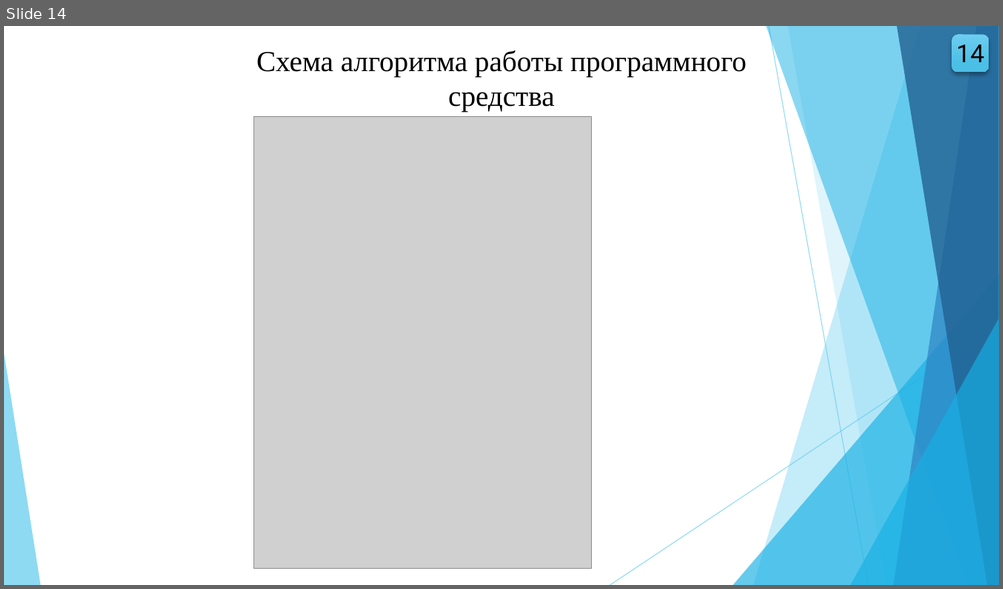
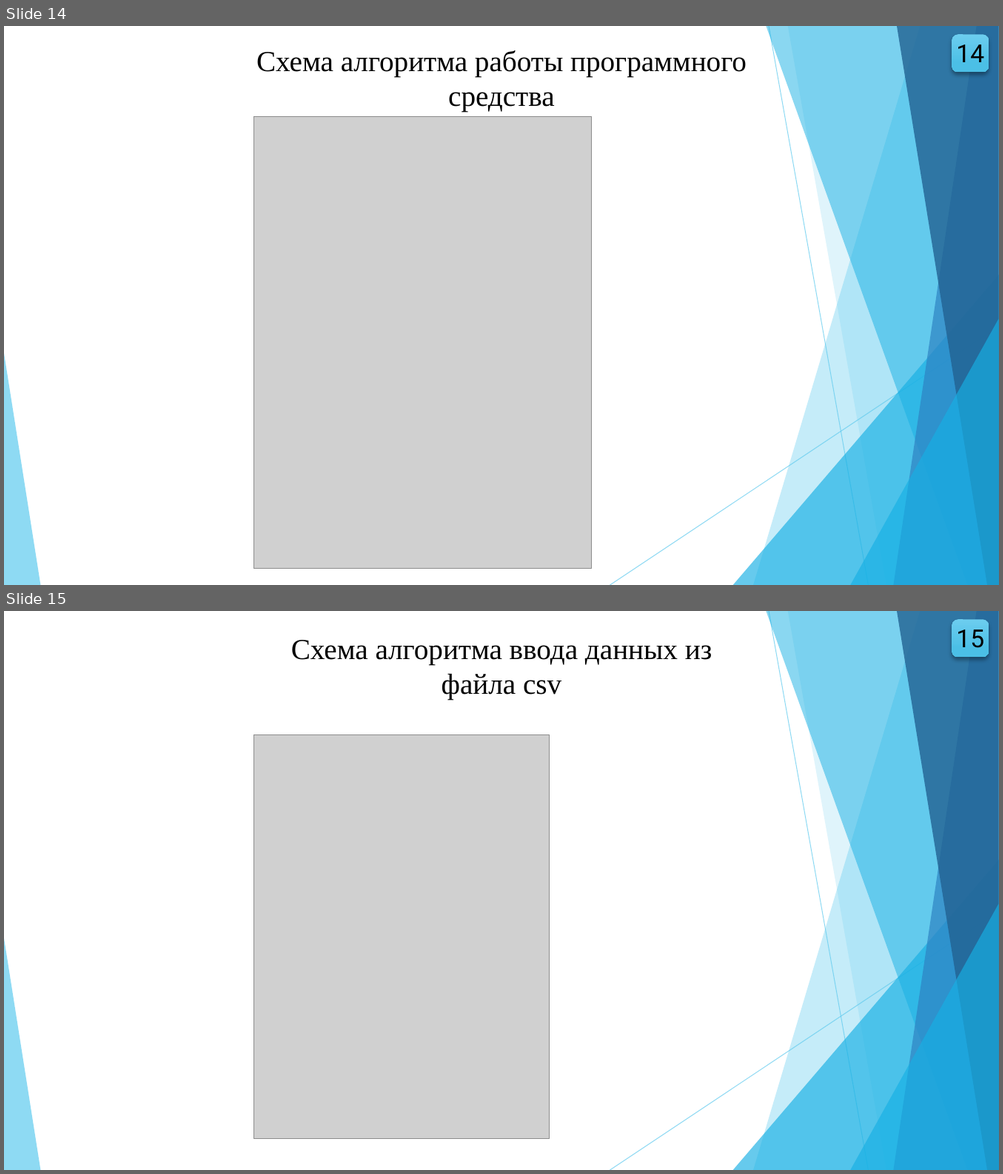
Before and after one commit to wolfufu/EpidemicModelsApp, a slide deck: VKR_Volkova_VMO41.pptx. Shown one above the other, each under a label of ours: slide 14 before the commit, slides 14 and 15 after it. The pictures are 1003x589 and 1003x1174 pixels, drawn with LibreOffice and Linux fonts; fonts in the diff are those of the drawing; grey boxes stand for pictures. Boxes give left, top, right and bottom in pixels: in the first picture for what was removed or moved away, otherwise in the second. Text is boxed around its words. In the diff, an @@ line names an element or a change of style, - is before the commit and + after.

```diff
--- a/VKR_Volkova_VMO41.pptx
+++ b/VKR_Volkova_VMO41.pptx
@@ slide 15 added at [4, 611, 999, 1170], background #FFFFFF; not listed: 10 template elements that a slide beside it also shows @@
@@ rounded rectangle added at [951, 619, 989, 657], fill gradient #6CCDF0 to #4BC0E6 @@
@@ text added at [956, 629, 984, 648], 24 pt, text #000000 @@
+15
@@ text added at [291, 640, 711, 700], 28 pt, text #000000 @@
+Схема алгоритма ввода данных из файла csv
@@ picture added at [254, 735, 549, 1139] @@
```
Also in this commit, not shown: 7 slides changed, 1 other slide added, 7 other files.
